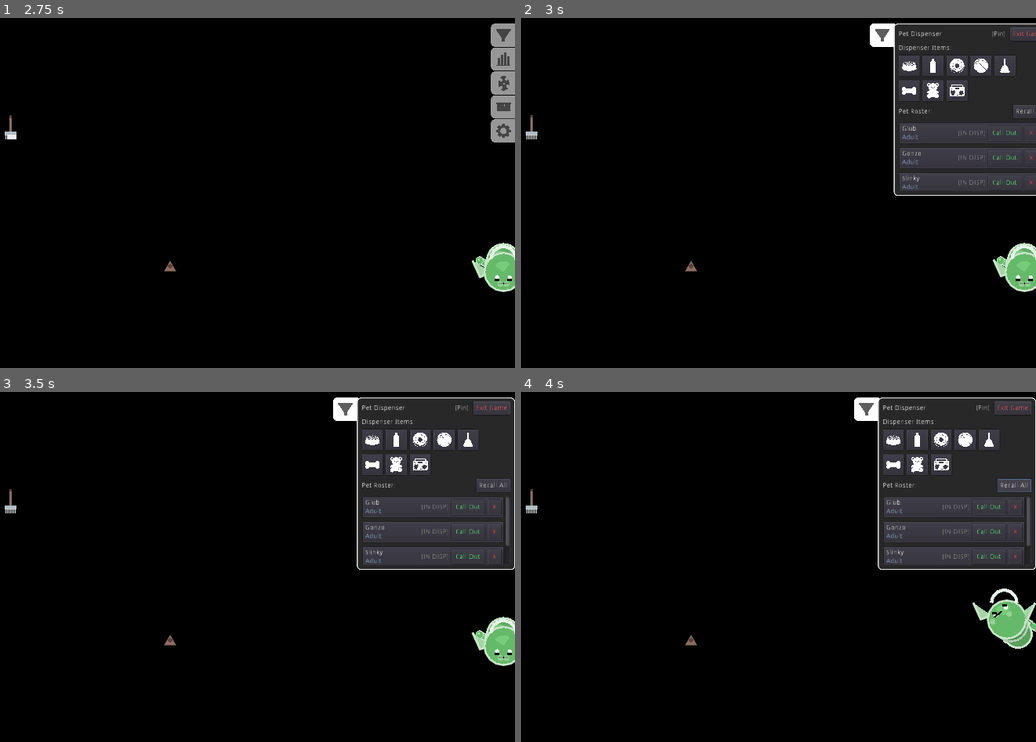
Above: before the commit, frames 1-4 (two rows, left to right).
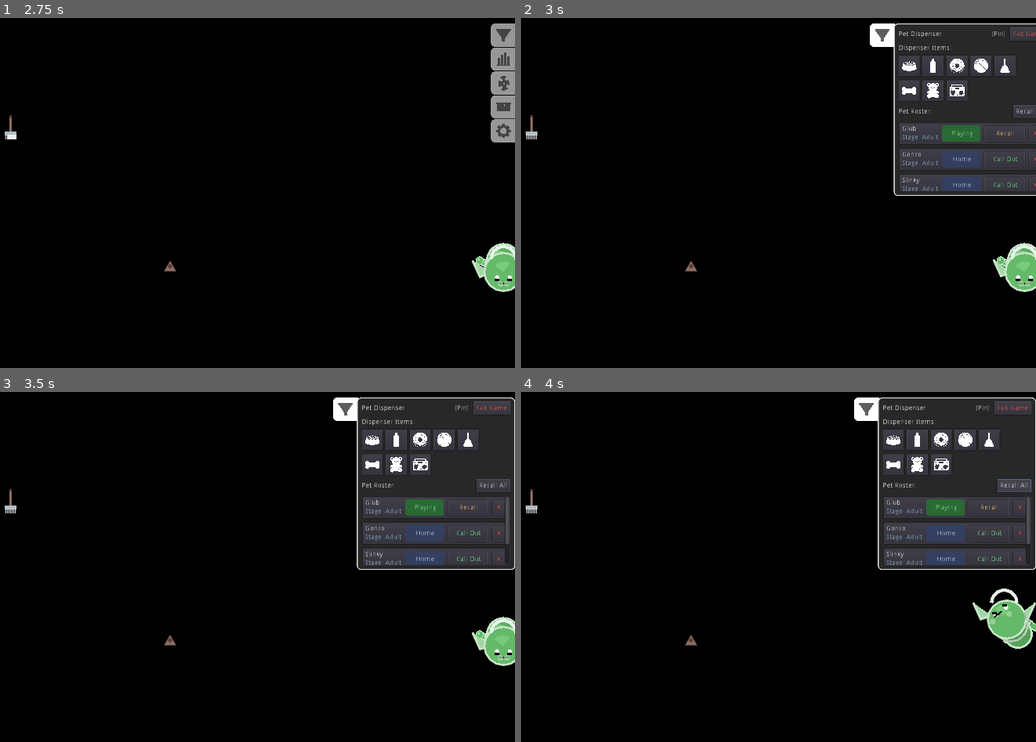
Above: after the commit, the same moments.

Repository: austeregrim/OrbPals
Game: Godot game, scene res://Main.tscn
Two runs of this game, one before a commit and one after it. Both use one fixed random seed, a clock stepped at 60 frames per second and the inputs below.
Inputs (mouse positions are in pixels of both pictures, inside the frame that each line leads up to):
- Up to frame 1 (2.75 s): tap Enter at 0.5 s; move the mouse to (169, 266) at 0.52 s; hold D 0.53-1.25 s; tap F at 0.6 s; click (169, 266) at 0.67 s; drag from (391, 249) to (169, 266) at 1.27 s; move the mouse to (15, 137) at 2.02 s; tap M at 2.1 s
- Up to frame 2 (3 s): click (1025, 35) at 2.77 s
- Up to frame 3 (3.5 s): no input
- Up to frame 4 (4 s): click "Recall All" at 3.5 s

Frame 1 is identical in both runs. In frame 2, 1.7% of the frame differs, in the area x 73-100%, y 30-50%; in frame 3, 1.8%, in the area x 70-99%, y 29-50%; in frame 4, 1.8%.

Commit message:
fix(roster): add toddler-friendly status icons and live roster update on pet summon/recall/creation
- Add ☀️ Playing (green) vs 🏠 Home (cozy indigo) visual status badges on roster cards.
- Add dual pet ID & name matching to reliably track active pets.
- Add deferred roster refresh triggers on pet summon, recall, hatch/creation, and startup.

Diff:
--- a/DispenserDevice.gd
+++ b/DispenserDevice.gd
@@ -179,23 +179,32 @@
 
 	var main = get_parent()
 	var active_ids = []
+	var active_names = []
 	if main and "active_pets" in main:
 		for ap in main.active_pets:
 			if is_instance_valid(ap):
-				active_ids.append(ap.pet_id)
+				if ap.pet_id != "":
+					active_ids.append(ap.pet_id)
+				if ap.pet_name != "":
+					active_names.append(ap.pet_name.to_lower())
 
 	for pet_info in available_pets:
 		var pid = pet_info.get("pet_id", "")
 		var pname = pet_info.get("pet_name", pet_info.get("breed_name", "Unknown"))
 		var raw_stage = str(pet_info.get("life_stage", "adult"))
 		var stage = raw_stage.capitalize()
-		var is_active = active_ids.has(pid)
+
+		var is_active = false
+		if pid != "" and active_ids.has(pid):
+			is_active = true
+		elif pname != "" and active_names.has(pname.to_lower()):
+			is_active = true
 
 		var card = PanelContainer.new()
-		card.rect_min_size = Vector2(0, 44)
+		card.rect_min_size = Vector2(0, 48)
 
 		var hbox = HBoxContainer.new()
-		hbox.add_constant_override("separation", 6)
+		hbox.add_constant_override("separation", 8)
 
 		var info_vbox = VBoxContainer.new()
 		info_vbox.size_flags_horizontal = SIZE_EXPAND_FILL
@@ -206,34 +215,59 @@
 		info_vbox.add_child(name_lbl)
 
 		var stage_lbl = Label.new()
-		stage_lbl.text = stage
+		stage_lbl.text = "Stage: " + stage
 		stage_lbl.add_color_override("font_color", Color(0.7, 0.85, 1.0, 0.8))
 		info_vbox.add_child(stage_lbl)
 
 		hbox.add_child(info_vbox)
 
+		# 3-Year-Old Friendly Visual Status Badge (Sun / Playing vs House / Home)
+		var status_badge = PanelContainer.new()
+		status_badge.rect_min_size = Vector2(80, 32)
+		var badge_style = StyleBoxFlat.new()
+		badge_style.set_corner_radius_all(6)
+		badge_style.content_margin_left = 6
+		badge_style.content_margin_right = 6
+		badge_style.content_margin_top = 4
+		badge_style.content_margin_bottom = 4
+
 		var status_lbl = Label.new()
-		status_lbl.text = "[OUT]" if is_active else "[IN DISP]"
-		status_lbl.add_color_override("font_color", Color(0.4, 1.0, 0.4) if is_active else Color(0.6, 0.6, 0.6))
-		hbox.add_child(status_lbl)
-
+		status_lbl.align = Label.ALIGN_CENTER
+		status_lbl.valign = Label.VALIGN_CENTER
+
+		if is_active:
+			badge_style.bg_color = Color(0.15, 0.45, 0.2, 0.85)
+			status_lbl.text = "☀️ Playing"
+			status_lbl.add_color_override("font_color", Color(0.6, 1.0, 0.6))
+		else:
+			badge_style.bg_color = Color(0.2, 0.25, 0.4, 0.85)
+			status_lbl.text = "🏠 Home"
+			status_lbl.add_color_override("font_color", Color(0.75, 0.85, 1.0))
+
+		status_badge.add_stylebox_override("panel", badge_style)
+		status_badge.add_child(status_lbl)
+		hbox.add_child(status_badge)
+
+		# Action Button
 		var action_btn = Button.new()
-		action_btn.rect_min_size = Vector2(70, 32)
+		action_btn.rect_min_size = Vector2(85, 32)
 		if is_active:
-			action_btn.text = "Recall"
-			action_btn.add_color_override("font_color", Color(1.0, 0.7, 0.4))
+			action_btn.text = "🏠 Recall"
+			action_btn.hint_tooltip = "Send %s back to dispenser" % pname
+			action_btn.add_color_override("font_color", Color(1.0, 0.8, 0.5))
 			action_btn.connect("pressed", self, "_on_recall_card_pressed", [pet_info])
 		else:
-			action_btn.text = "Call Out"
-			action_btn.add_color_override("font_color", Color(0.4, 1.0, 0.5))
+			action_btn.text = "🟢 Call Out"
+			action_btn.hint_tooltip = "Call %s out into room" % pname
+			action_btn.add_color_override("font_color", Color(0.5, 1.0, 0.6))
 			action_btn.connect("pressed", self, "_on_summon_card_pressed", [pet_info])
 		hbox.add_child(action_btn)
 
 		var del_btn = Button.new()
 		del_btn.text = "X"
 		del_btn.rect_min_size = Vector2(28, 32)
-		del_btn.add_color_override("font_color", Color(1.0, 0.3, 0.3))
-		del_btn.hint_tooltip = "Permanently delete/euthanize pet"
+		del_btn.add_color_override("font_color", Color(1.0, 0.35, 0.35))
+		del_btn.hint_tooltip = "Permanently delete/euthanize %s" % pname
 		del_btn.connect("pressed", self, "_on_euthanize_card_pressed", [pet_info])
 		hbox.add_child(del_btn)
 
--- a/Main.gd
+++ b/Main.gd
@@ -470,8 +470,9 @@
 
 func summon_pet(pet_info: Dictionary):
 	var pid = pet_info.get("pet_id", "")
+	var pname = pet_info.get("pet_name", "")
 	for existing in active_pets:
-		if is_instance_valid(existing) and existing.pet_id == pid:
+		if is_instance_valid(existing) and ((pid != "" and existing.pet_id == pid) or (pname != "" and existing.pet_name.to_lower() == pname.to_lower())):
 			return # Already active!
 
 	var new_pet = PetScene.instance()
@@ -490,14 +491,18 @@
 	if is_instance_valid(debug_panel) and debug_panel.visible:
 		debug_panel.call("setup", new_pet)
 
+	call_deferred("refresh_dispenser_roster")
+
 func recall_pet(pet_info: Dictionary):
 	var pid = pet_info.get("pet_id", "")
+	var pname = pet_info.get("pet_name", "")
 	for target_pet in active_pets:
-		if is_instance_valid(target_pet) and target_pet.pet_id == pid:
+		if is_instance_valid(target_pet) and ((pid != "" and target_pet.pet_id == pid) or (pname != "" and target_pet.pet_name.to_lower() == pname.to_lower())):
 			var nozzle_pos = dispenser_device.get_nozzle_global_position() if is_instance_valid(dispenser_device) else Vector2(OS.window_size.x / 2.0, 150.0)
 			if target_pet.has_method("return_to_dispenser"):
 				target_pet.call("return_to_dispenser", nozzle_pos, target_pet.active_breed)
 			break
+	call_deferred("refresh_dispenser_roster")
 
 func recall_all_pets():
 	var nozzle_pos = dispenser_device.get_nozzle_global_position() if is_instance_valid(dispenser_device) else Vector2(OS.window_size.x / 2.0, 150.0)
@@ -505,6 +510,11 @@
 		if is_instance_valid(target_pet):
 			if target_pet.has_method("return_to_dispenser"):
 				target_pet.call("return_to_dispenser", nozzle_pos, target_pet.active_breed)
+	call_deferred("refresh_dispenser_roster")
+
+func refresh_dispenser_roster():
+	if is_instance_valid(dispenser_device):
+		dispenser_device.call("populate_pet_roster", pet_roster)
 
 func open_genetic_builder():
 	toggle_drawer_panel("genetics")
